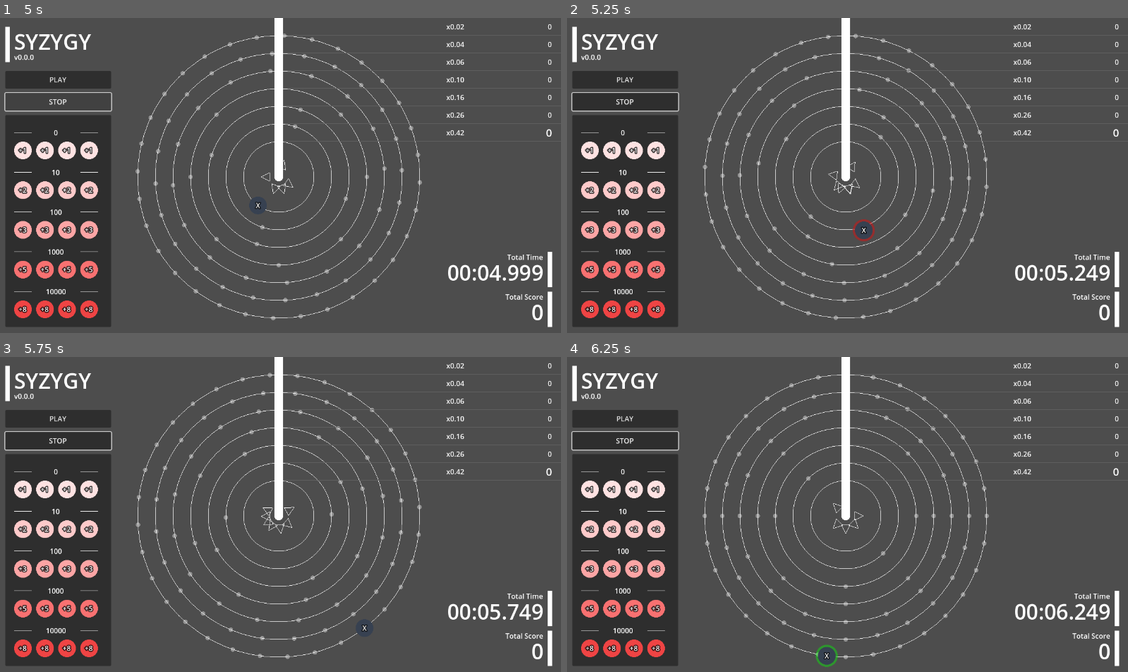
Above: before the commit, frames 1-4 (two rows, left to right).
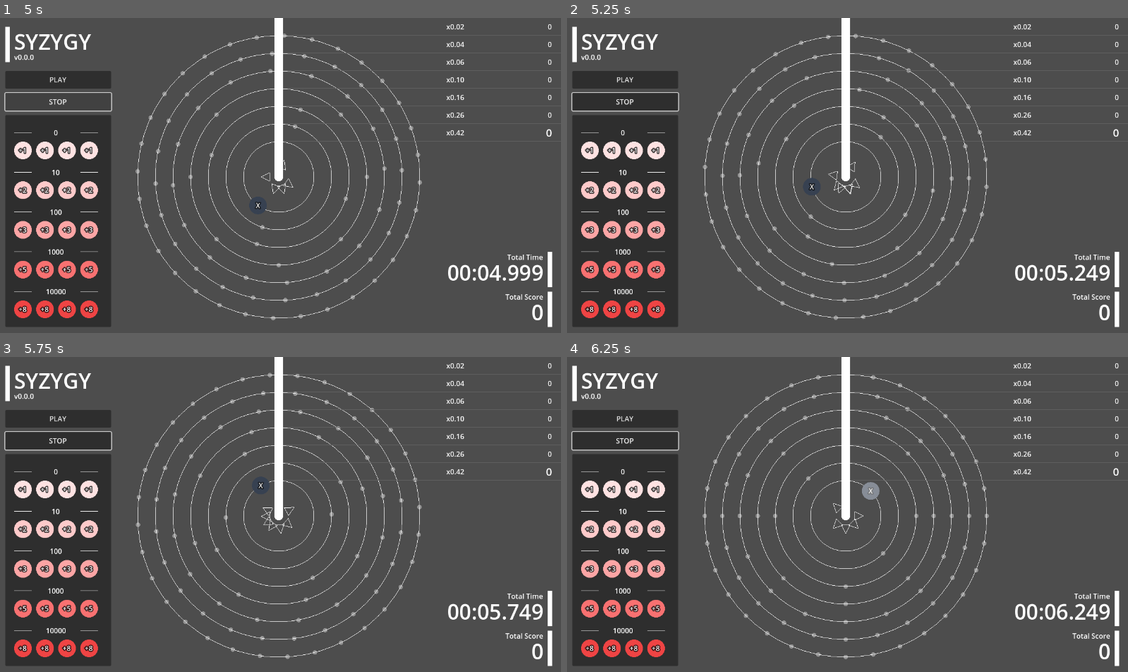
Above: after the commit, the same moments.

Repository: kamikoloss/syzygy
Game: Godot game, scene res://scenes/main.tscn
The game is run twice, just before and just after one commit, with the same random seed, the same clock (stepped at 60 frames per second) and the same inputs.
Inputs (mouse positions are in pixels of both pictures, inside the frame that each line leads up to):
- Up to frame 1 (5 s): click "PLAY" at 0.5 s; click "PLAY" at 1.25 s; click "STOP" at 2 s; click "STOP" at 2.75 s; click "PLAY" at 3.5 s; click "STOP" at 4.25 s
- Up to frame 2 (5.25 s): drag from (825, 207) to (942, 279) at 5.02 s
- Up to frame 3 (5.75 s): no input
- Up to frame 4 (6.25 s): drag from (931, 627) to (825, 656) at 5.77 s

Frame 1 is identical in both runs. In frame 2, 0.1% of the frame differs, in the area x 43-55%, y 50-71%; in frame 3, less than 0.1%; in frame 4, 0.3%, in the area x 44-56%, y 39-99%.

Commit message:
update Chip to prevent drag when locked

Diff:
--- a/scenes/chip.gd
+++ b/scenes/chip.gd
@@ -52,6 +52,8 @@
 
 
 func _gui_input(event: InputEvent) -> void:
+    if is_locked:
+        return
     if event is InputEventMouseButton:
         if event.button_index == MOUSE_BUTTON_LEFT:
             if type != ChipData.Type.NONE:
@@ -60,7 +62,7 @@
 
 
 func _on_mouse_entered() -> void:
-    if type == ChipData.Type.ACCOUNT:
+    if is_locked:
         return
     is_hovering = true
     hovered.emit(true)
@@ -68,7 +70,7 @@
 
 
 func _on_mouse_exited() -> void:
-    if type == ChipData.Type.ACCOUNT:
+    if is_locked:
         return
     is_hovering = false
     hovered.emit(false)
--- a/scenes/rail.gd
+++ b/scenes/rail.gd
@@ -59,6 +59,6 @@
     # Type.ACCOUNT
     var chip: Chip = chip_scene.instantiate()
     chip.type = ChipData.Type.ACCOUNT
-    chip.is_locked = false
+    chip.is_locked = true
     chip_holders_parent.add_child(chip)
     chip.position = Vector2(0, circle_radius) - chip.center_offset
